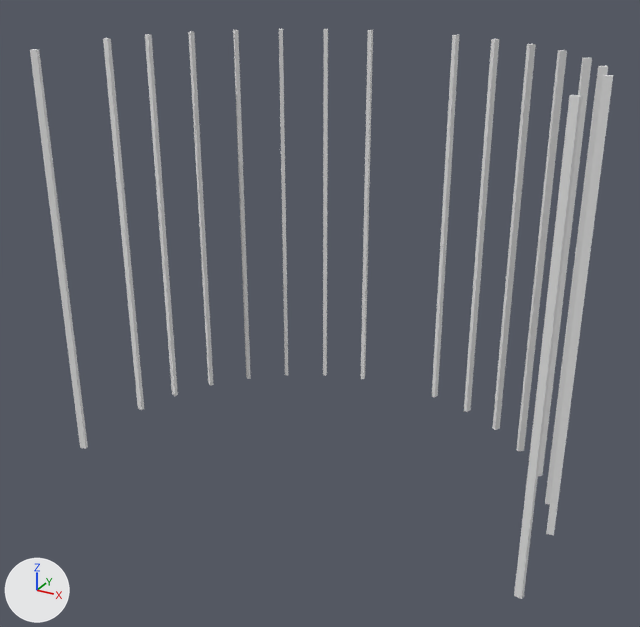
The OBJ model art/3D_Env/3D_Assets/3D_Models/Env_Models/PanopticonPillars.obj as it was, and as the next commit left it.
The view is the same before and after, from a camera (50 mm lens) standing at (57.5, -98.0, 49.3) and looking at (-2.0, 10.2, -4.7). The axes (+X, +Y, +Z) are drawn at lower left. The lights are the same throughout. The picture after the commit comes second. Where no turn or scale is listed for an object, it has been applied to the vertices.

The first picture shows 'PanopticonPillars'.
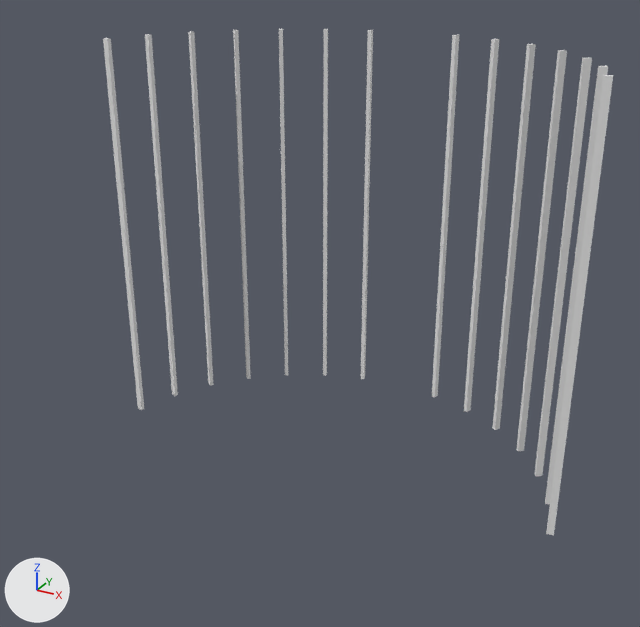
Location of each change, [x1, y1, x2, y2] in pixels of the pictures (640 x 627 px):
'PanopticonPillars', reshaped (12% narrower, 11% shorter): before [30, 29, 613, 599]; after [103, 29, 613, 535]
part 1 of me_panopticonpillars, deleted: before [30, 49, 88, 449]
part 2 of me_panopticonpillars, deleted: before [514, 95, 582, 599]

The edits, one by one:
me_panopticonpillars is used by ob_panopticonpillars; location (0.0, 0.0, 0.0).
me_panopticonpillars had 128 vertices, 96 faces and spanned x -37.2..37.2, y -7.7..37.2, z -29.3..33.7.
me_panopticonpillars now has 112 vertices, 84 faces and spans x -37.2..37.2, y 6.9..37.2, z -29.3..33.7.
me_panopticonpillars part 1: the loose piece of 8 vertices spanning x -37.2..-36.0, y -7.7..-6.9, z -29.3..33.7 is deleted.
me_panopticonpillars part 2: the loose piece of 8 vertices spanning x 36.0..37.2, y -7.7..-6.9, z -29.3..33.7 is deleted.
